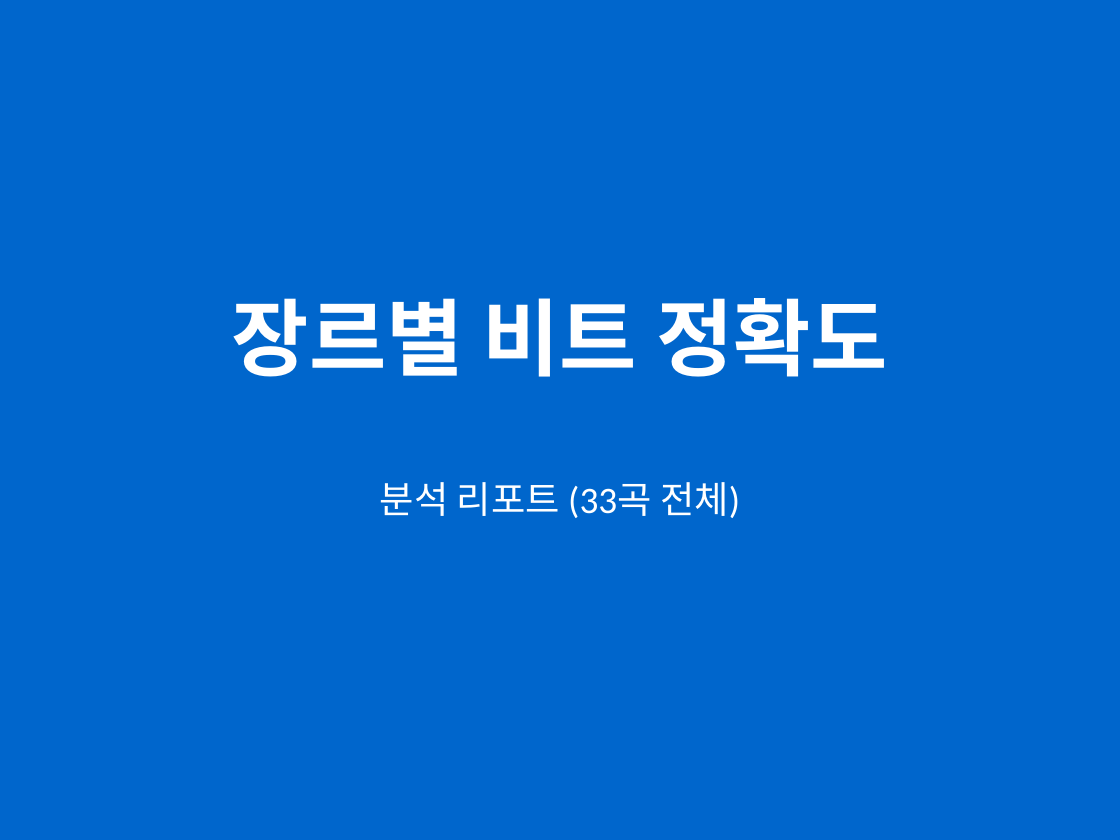
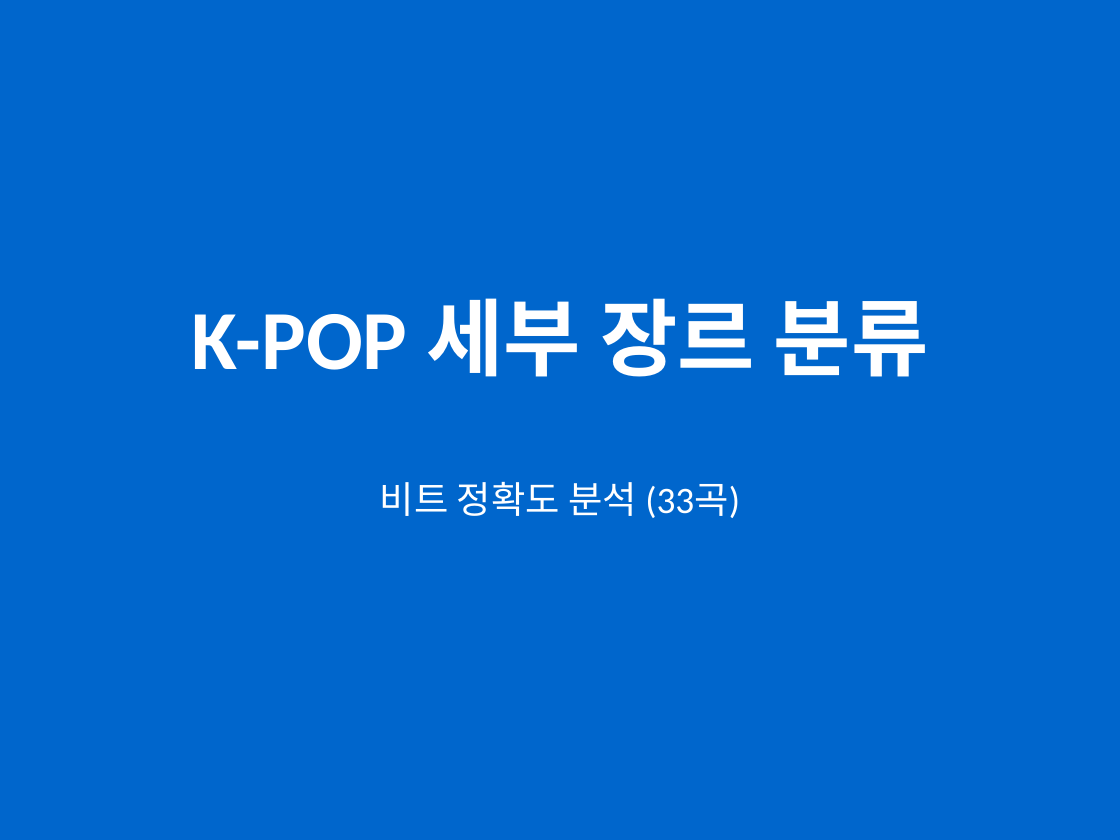
Before and after one commit to ryanDonsi/Light-Stick-Music, a slide deck: slide 1 of docs/BeatDetector_Genre_Analysis.pptx. Drawn at 1120x840 pixels with LibreOffice and Linux fonts; fonts in the diff are those of the drawing. Boxes give left, top, right and bottom in pixels: in the first picture for what was removed or moved away, otherwise in the second. Text is boxed around its words. In the diff, an @@ line names an element or a change of style, - is before the commit and + after.

```diff
--- a/docs/BeatDetector_Genre_Analysis.pptx
+++ b/docs/BeatDetector_Genre_Analysis.pptx
@@ text at [191,298,929,377]: text changed @@
-장르별 비트 정확도
+K-POP 세부 장르 분류
@@ text at [380,482,740,518]: text changed @@
-분석 리포트 (33곡 전체)
+비트 정확도 분석 (33곡)
```
Also in this commit, not shown: 6 other slides changed.
